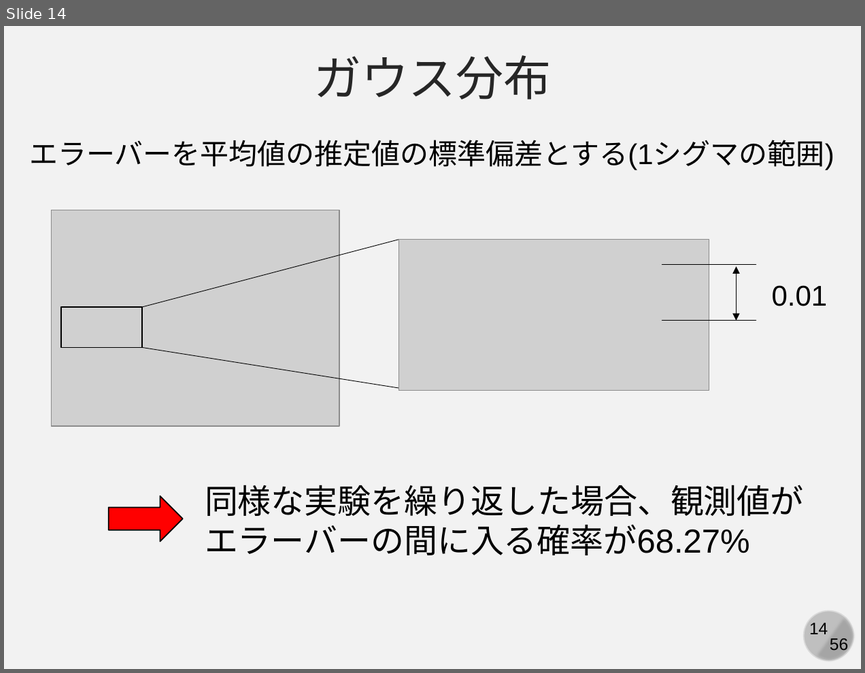
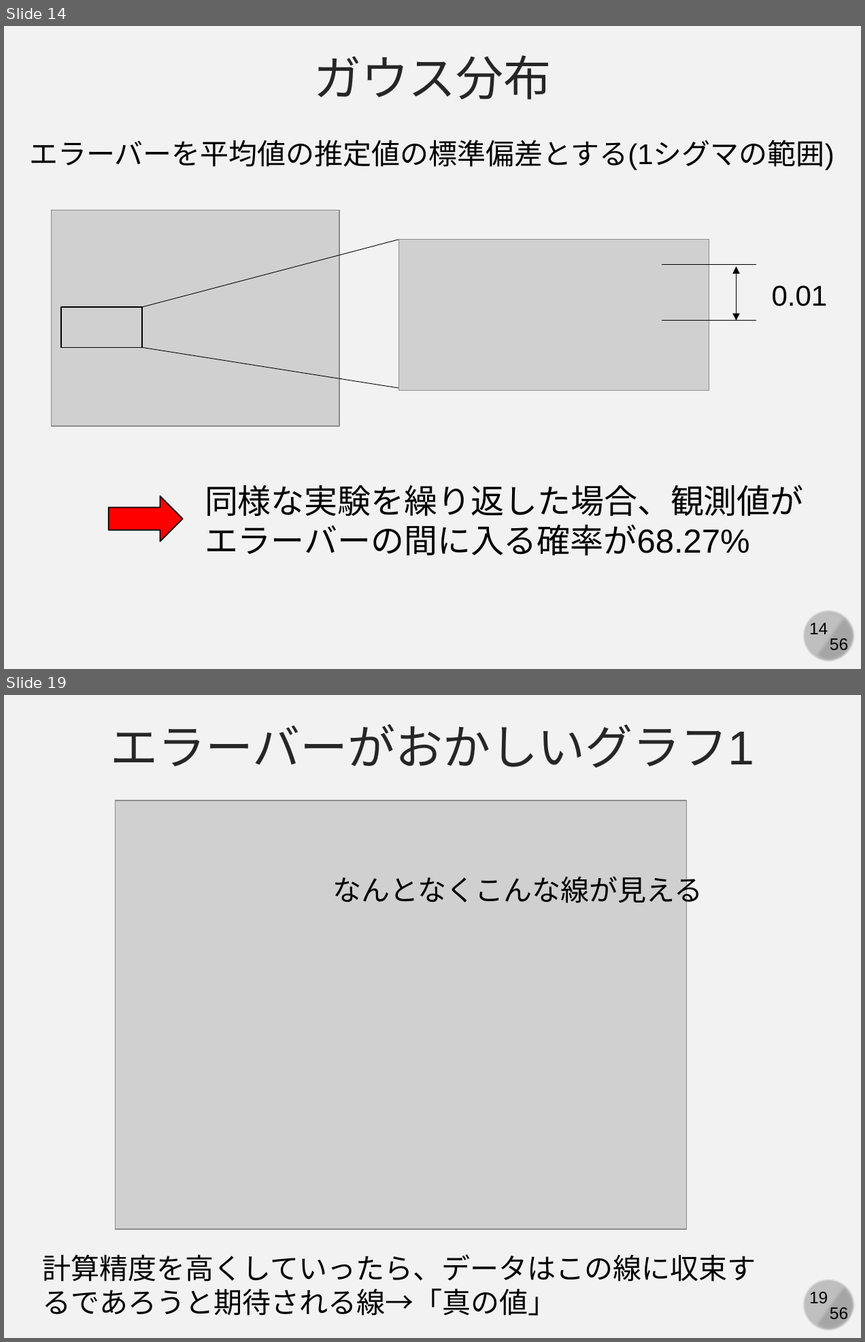
Before and after one commit to kaityo256/simulation_engineering, a slide deck: 03_mc_advanced/simulation03.pptx. Shown one above the other, each under a label of ours: slide 14 before the commit, slides 14 and 19 after it; the slides between them are not shown. The pictures are 865x673 and 865x1342 pixels, drawn with LibreOffice and Linux fonts; fonts in the diff are those of the drawing; grey boxes stand for pictures. Boxes give left, top, right and bottom in pixels: in the first picture for what was removed or moved away, otherwise in the second. Text is boxed around its words. In the diff, an @@ line names an element or a change of style, - is before the commit and + after.

```diff
--- a/03_mc_advanced/simulation03.pptx
+++ b/03_mc_advanced/simulation03.pptx
@@ slide 19 added at (x1=4, y1=695, x2=861, y2=1338), background #F2F2F2; not listed: 4 template elements that a slide beside it also shows @@
@@ text added at (x1=110, y1=724, x2=754, y2=768), 40 pt, text #262626 @@
+エラーバーがおかしいグラフ1
@@ picture added at (x1=116, y1=800, x2=687, y2=1229) @@
@@ text added at (x1=333, y1=872, x2=703, y2=908), 24 pt, text #000000 @@
+なんとなくこんな線が見える
@@ text added at (x1=43, y1=1254, x2=756, y2=1315), 24 pt, text #000000 @@
+計算精度を高くしていったら、データはこの線に収束するであろうと期待される線→「真の値」
```
Also in this commit, not shown: 3 slides changed, 8 other slides added, 1 slide removed, 11 other files.
